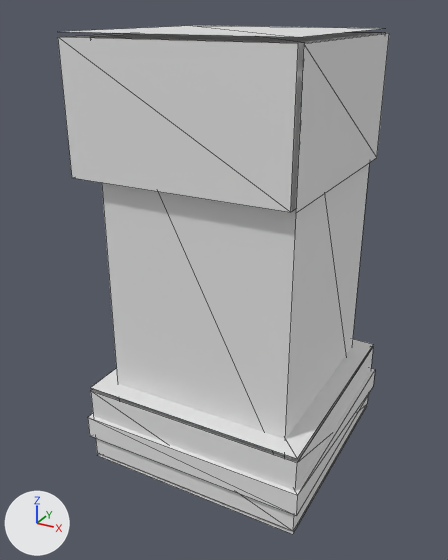
Renders of the OBJ model tools/armor_src/models/entity/vintner/chest_arm_r.obj from each side of a commit.
Before and after are seen from a 50 mm lens placed at (0.047, -0.827, 1.448), pointed at (-0.395, -0.024, 1.046). The axes (+X, +Y, +Z) are drawn at lower left. The lights are the same throughout. The older version comes first. Mesh edges are drawn as thin lines. Where no turn or scale is listed for an object, it has been applied to the vertices.

The older version as bpy lines, for what is in view:
```python
me_chest_arm_r = bpy.data.meshes.new('chest_arm_r')
me_chest_arm_r.from_pydata(...)  # 48 vertices, 48 faces; spans x -0.562..-0.188, y -0.187..0.188, z 0.744..1.419
ob_chest_arm_r = bpy.data.objects.new('chest_arm_r', me_chest_arm_r)
ob_chest_arm_r.location = (0.0, 0.0, 0.0)
```
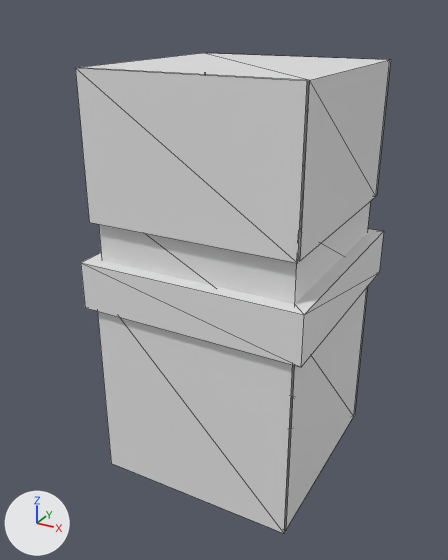
What changed in the scene script:
```text
Change me_chest_arm_r:
    used by ob_chest_arm_r; location = (0.0, 0.0, 0.0)
    verts and faces of me_chest_arm_r; kept vertices keep their numbers, new ones are numbered from 48
    remove me_chest_arm_r.from_pydata(...)  # 48 vertices, 48 faces; spans x -0.562..-0.188, y -0.187..0.188, z 0.744..1.419
    add me_chest_arm_r.from_pydata(...)  # 48 vertices, 48 faces; spans x -0.553..-0.197, y -0.178..0.178, z 0.725..1.375
    me_chest_arm_r part 1: a new loose piece, a box spanning x -0.531..-0.219, y -0.156..0.156, z 1.038..1.2
    me_chest_arm_r part 2: a new loose piece, a box spanning x -0.553..-0.197, y -0.178..0.178, z 1.025..1.1
    me_chest_arm_r part 3: the loose piece of 8 vertices spanning x -0.525..-0.225, y -0.15..0.15, z 0.812..1.413 is rebuilt with 8 vertices and now spans x -0.538..-0.213, y -0.162..0.163, z 0.725..1.062
    me_chest_arm_r part 4: the loose piece of 8 vertices spanning x -0.562..-0.225, y -0.169..0.169, z 1.225..1.413 is rebuilt with 8 vertices and now spans x -0.538..-0.213, y -0.162..0.163, z 1.163..1.375
    me_chest_arm_r part 5: 6 loose pieces with 32 vertices, spanning x -0.562..-0.188, y -0.187..0.188, z 0.744..1.419, are deleted
    me_chest_arm_r part 6
    add verts[48] = (-0.538, -0.169, 1.375)  # pixel (75, 67)
    add verts[49] = (-0.538, -0.169, 1.163)  # pixel (89, 222)
    add verts[50] = (-0.538, 0.169, 1.163)
    add verts[51] = (-0.538, 0.169, 1.375)  # pixel (205, 52)
    add verts[52] = (-0.538, -0.169, 1.062)
    add verts[53] = (-0.538, -0.169, 0.725)  # pixel (111, 463)
    add verts[54] = (-0.538, 0.169, 0.725)
    add verts[55] = (-0.538, 0.169, 1.062)
    add for new, old in zip([*range(56, 64)], [*range(48, 56)]): verts[new] = verts[old] + (0.325, 0.0, 0.0)
    add faces += [(48, 49, 57), (48, 57, 56), (50, 59, 58), (50, 51, 59), (52, 53, 61), (52, 61, 60)]
    add faces += [(54, 63, 62), (54, 55, 63)]
```

Where the change shows, as pixel boxes [x1, y1, x2, y2] in the pictures (448 x 560 px):
'chest_arm_r', reshaped: before [58, 26, 389, 534]; after [75, 53, 391, 533]
part 1 of me_chest_arm_r, added: after [99, 166, 371, 304]
part 2 of me_chest_arm_r, added: after [81, 229, 384, 367]
part 3 of me_chest_arm_r, rebuilt: before [90, 33, 382, 460]; after [284, 288, 367, 531]
part 4 of me_chest_arm_r, rebuilt (15% taller): before [58, 32, 385, 212]; after [79, 53, 390, 261]
part 5 of me_chest_arm_r, deleted: before [60, 26, 389, 534]
part 6 of me_chest_arm_r, added: after [75, 53, 391, 533]
